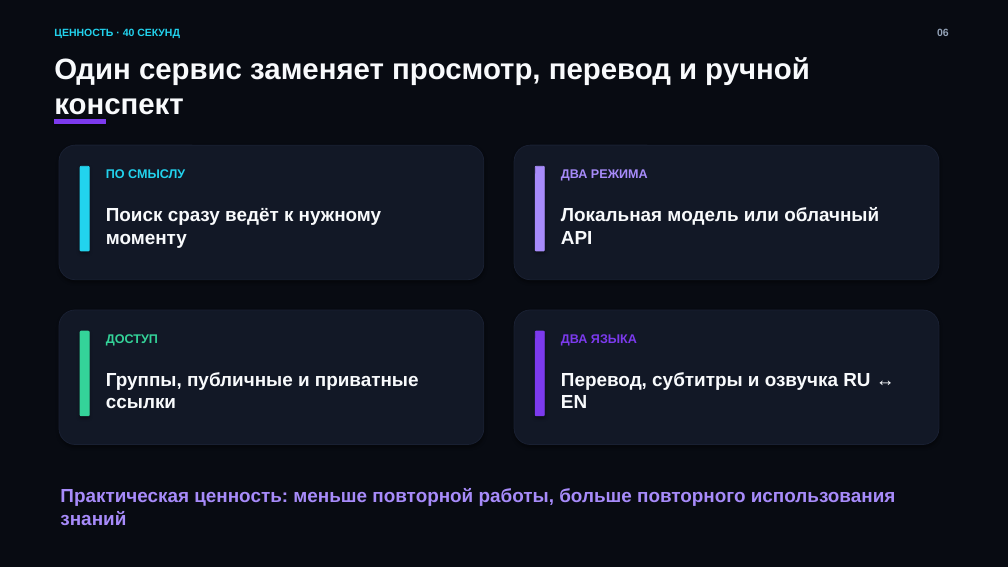
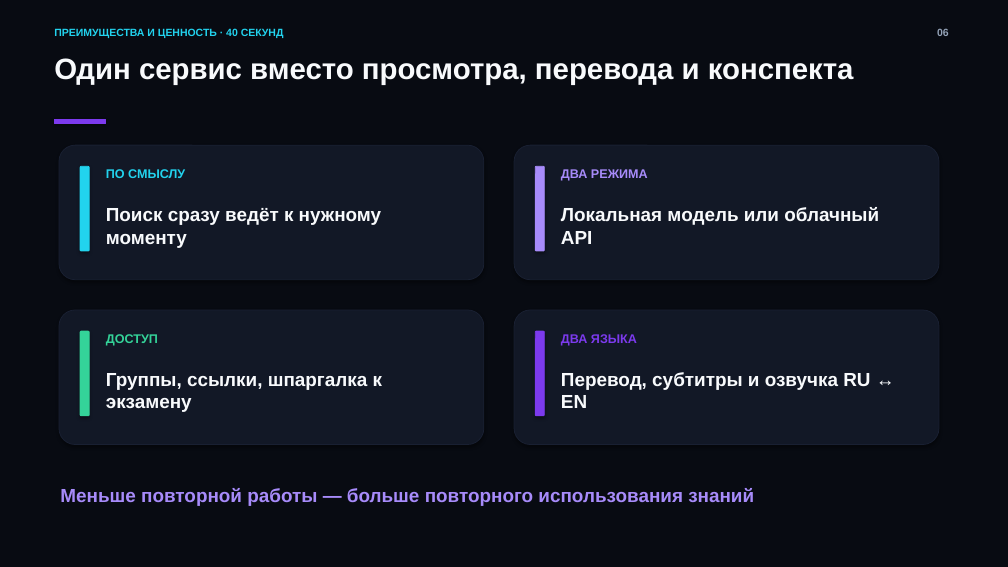
Before and after one commit to byteguru8211/Lectora, a slide deck: slide 6 of docs/presentation/lectora-hackathon-defense.pptx. Drawn at 1008x567 pixels with LibreOffice and Linux fonts; fonts in the diff are those of the drawing. Boxes give left, top, right and bottom in pixels: in the first picture for what was removed or moved away, otherwise in the second. Text is boxed around its words. In the diff, an @@ line names an element or a change of style, - is before the commit and + after.

```diff
--- a/docs/presentation/lectora-hackathon-defense.pptx
+++ b/docs/presentation/lectora-hackathon-defense.pptx
@@ text at bbox=[54, 28, 284, 38]: text changed @@
-ЦЕННОСТЬ · 40 СЕКУНД
+ПРЕИМУЩЕСТВА И ЦЕННОСТЬ · 40 СЕКУНД
@@ text at bbox=[54, 58, 854, 85]: text changed @@
-Один сервис заменяет просмотр, перевод и ручной конспект
+Один сервис вместо просмотра, перевода и конспекта
@@ text at bbox=[106, 373, 382, 412]: text changed @@
-Группы, публичные и приватные ссылки
+Группы, ссылки, шпаргалка к экзамену
@@ text at bbox=[60, 488, 754, 506]: text changed @@
-Практическая ценность: меньше повторной работы, больше повторного использования знаний
+Меньше повторной работы — больше повторного использования знаний
```
Also in this commit, not shown: 5 other slides changed, 1 slide removed, 1 other file.
